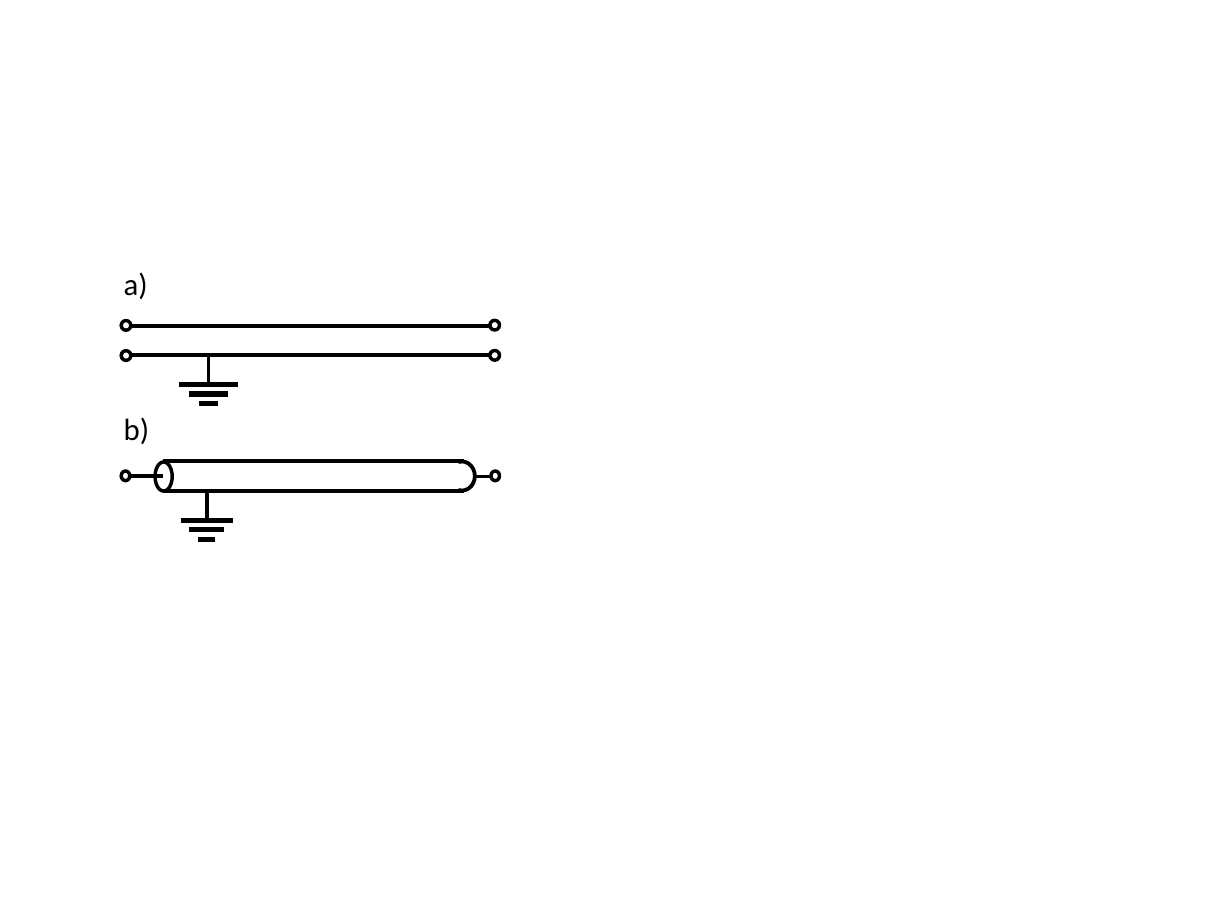
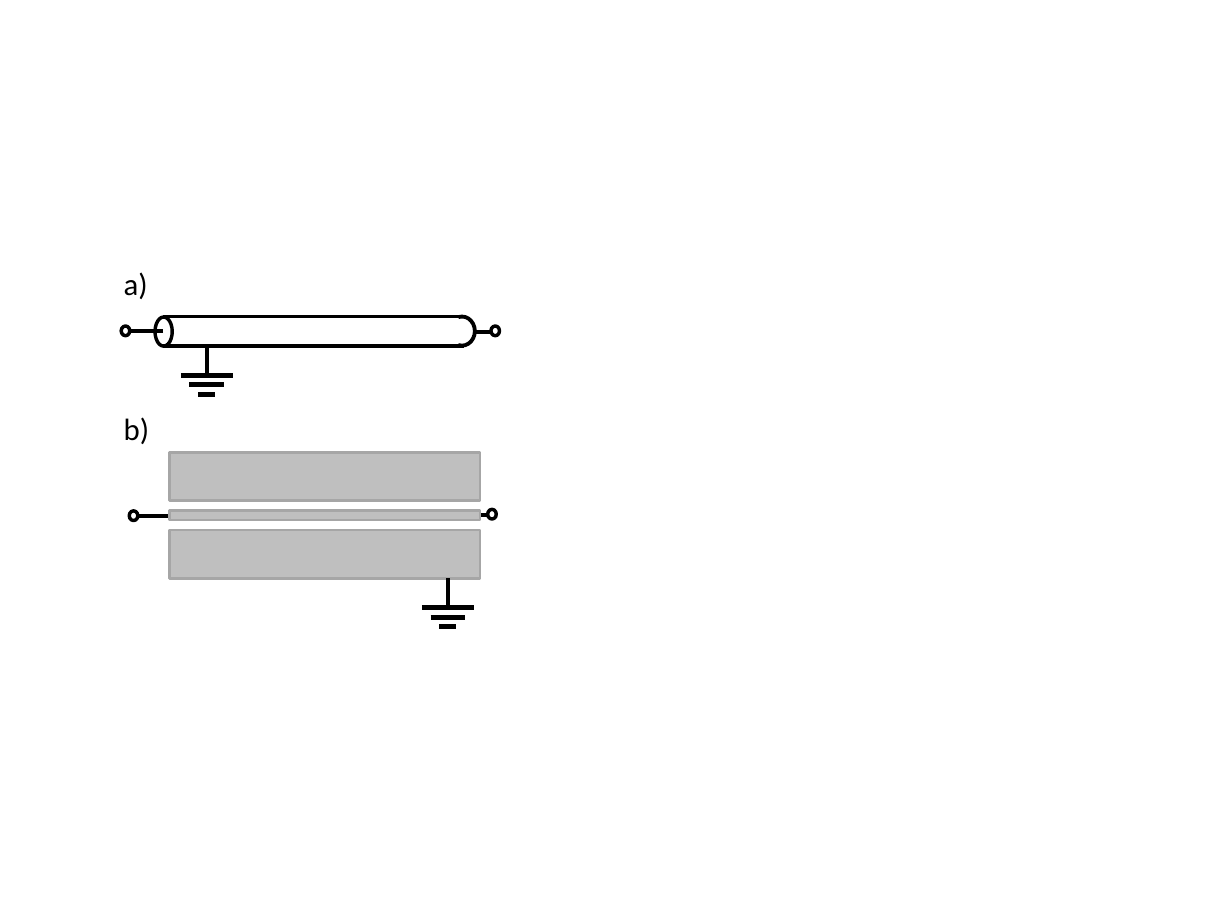
Before and after one commit to adewes/phd-thesis-physics, a slide deck: slide 1 of material/figures/introduction/transmission_lines.pptx. Drawn at 1232x924 pixels with LibreOffice and Linux fonts; fonts in the diff are those of the drawing. Boxes give left, top, right and bottom in pixels: in the first picture for what was removed or moved away, otherwise in the second. Text is boxed around its words. In the diff, an @@ line names an element or a change of style, - is before the commit and + after.

```diff
--- a/material/figures/introduction/transmission_lines.pptx
+++ b/material/figures/introduction/transmission_lines.pptx
@@ group removed at bbox=[121, 320, 500, 355]: 2 lines, 2 ellipses @@
@@ 8 lines, 3 ellipses, 1 arc (boxed as its full ellipse): place and size @@
-8 lines, 3 ellipses, 1 arc (boxed as its full ellipse) at bbox=[121, 462, 500, 540]
+8 lines, 3 ellipses, 1 arc (boxed as its full ellipse) at bbox=[121, 317, 500, 394]
@@ rectangle added at bbox=[170, 452, 480, 500], fill #BFBFBF, outline #A6A6A6 1.5 pt @@
@@ ellipse: place and size @@
-ellipse at bbox=[490, 351, 500, 361]
+ellipse at bbox=[488, 509, 496, 519]
@@ ellipse: place and size @@
-ellipse at bbox=[121, 351, 131, 361]
+ellipse at bbox=[129, 511, 138, 521]
@@ line added from (171, 516) to (137, 516), #000000 2.25 pt @@
@@ rectangle added at bbox=[170, 510, 480, 520], fill #BFBFBF, outline #A6A6A6 1.5 pt @@
@@ rectangle added at bbox=[170, 530, 480, 578], fill #BFBFBF, outline #A6A6A6 1.5 pt @@
@@ line added from (488, 515) to (471, 515), #000000 2.25 pt @@
@@ line moved from (208, 355) - (208, 384) to (447, 578) - (447, 607) @@
@@ line moved from (180, 384) - (238, 384) to (423, 607) - (473, 607) @@
@@ line moved from (190, 394) - (228, 394) to (430, 617) - (464, 617) @@
@@ line moved from (198, 404) - (218, 404) to (439, 627) - (456, 627) @@
```
Also in this commit, not shown: 18 other files.
